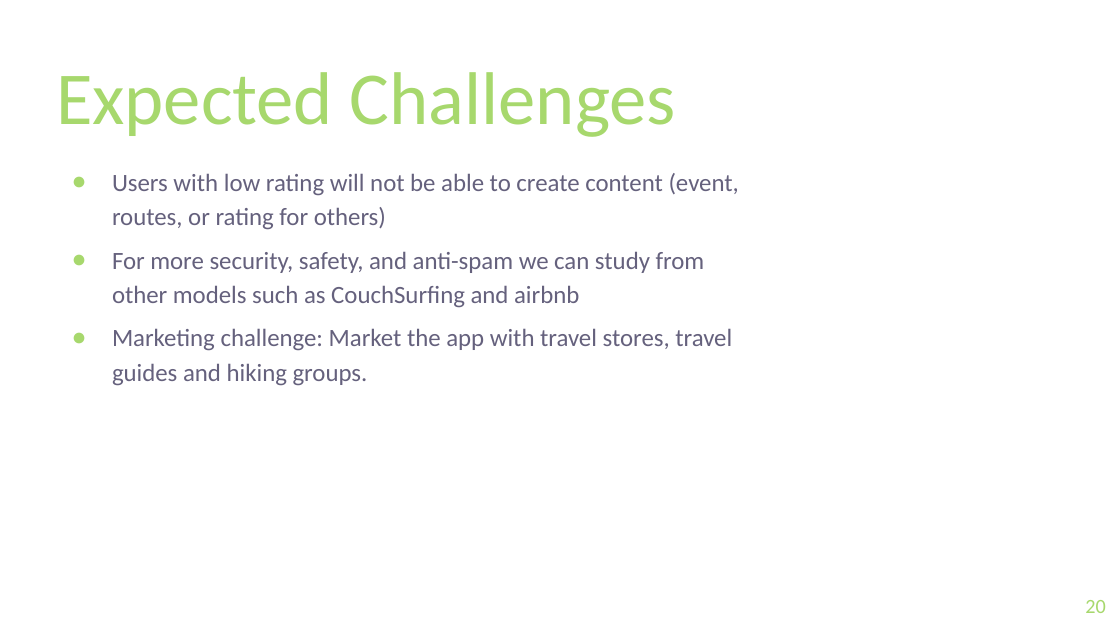
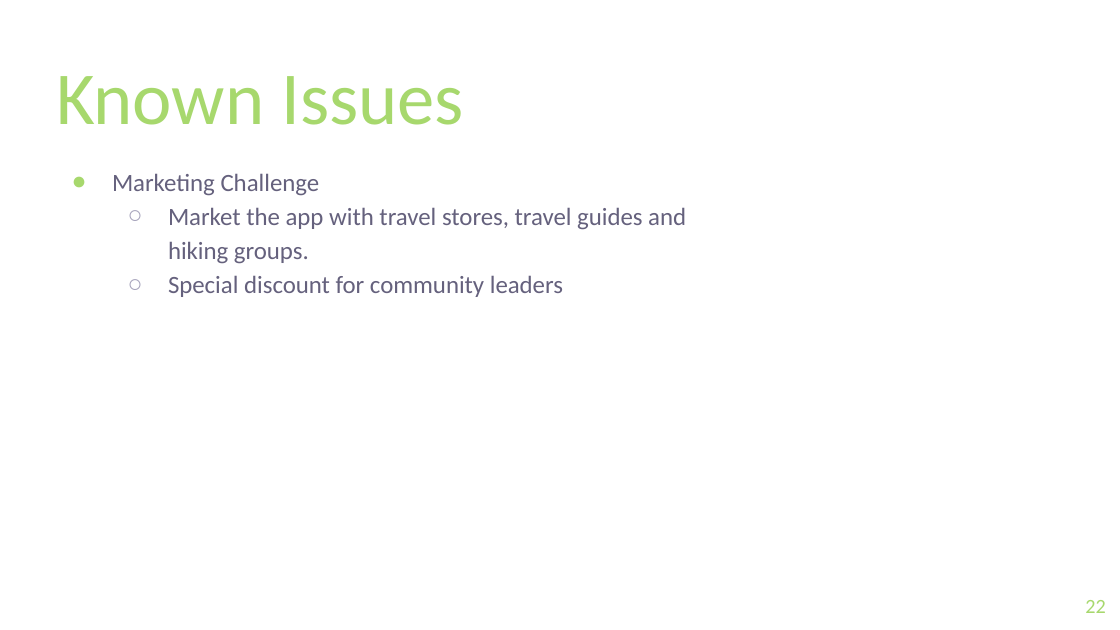
Before and after one commit to keremg/outsurfing, a slide deck: slide 22 of documents/Presentation_new.pptx (slide 20 before the commit). Drawn at 1120x630 pixels with LibreOffice and Linux fonts; fonts in the diff are those of the drawing; background and template pictures are left out. Boxes give left, top, right and bottom in pixels: in the first picture for what was removed or moved away, otherwise in the second. Text is boxed around its words. In the diff, an @@ line names an element or a change of style, - is before the commit and + after.

```diff
--- a/documents/Presentation_new.pptx
+++ b/documents/Presentation_new.pptx
@@ title at [56,76,464,125]: text changed @@
-Expected Challenges
+Known Issues
@@ text at [112,173,686,297]: text changed @@
-● Users with low rating will not be able to create content (event, routes, or rating for others)
-● For more security, safety, and anti-spam we can study from other models such as CouchSurfing and airbnb
-● Marketing challenge: Market the app with travel stores, travel guides and hiking groups.
+● Marketing Challenge
+  ○ Market the app with travel stores, travel guides and hiking groups.
+  ○ Special discount for community leaders
@@ page number at [1085,600,1105,613]: text changed @@
-20
+22
```
Also in this commit, not shown: 11 other slides changed, 3 slides added, 1 slide removed, 1 other file.
